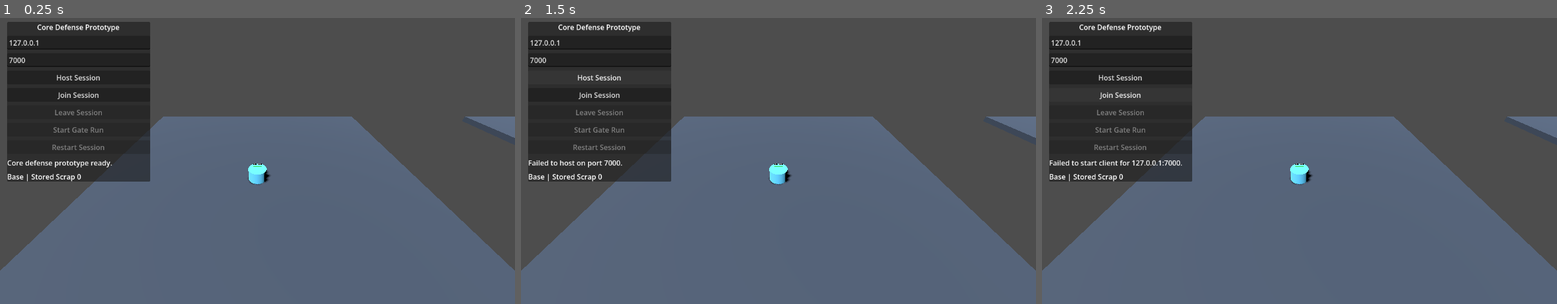
Above: before the commit, frames 1-3 (left to right).
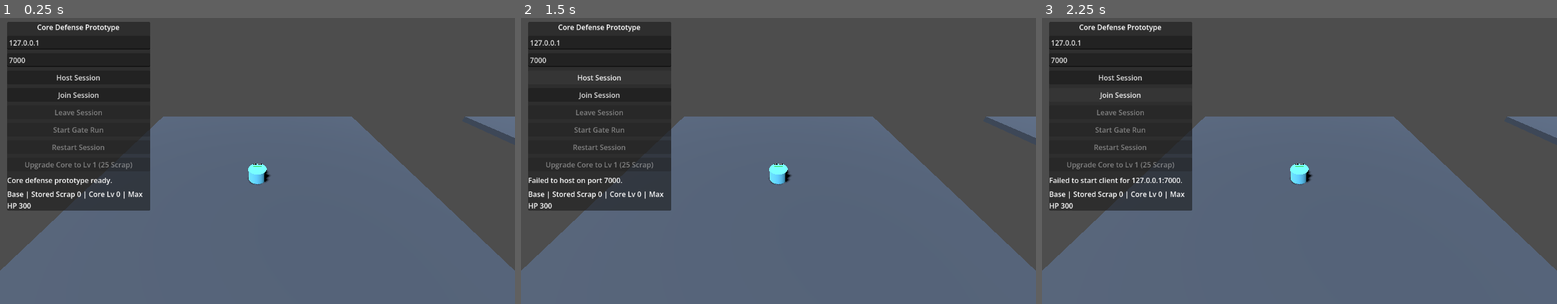
Above: after the commit, the same moments.

Repository: StijnvanderLinden/Base-Hero
Game: Godot game, scene res://scenes/main.tscn
Same seed, same stepped clock (60 frames per second), same inputs: the game is played once before the commit and once after it.
Inputs:
- Up to frame 1 (0.25 s): no input
- Up to frame 2 (1.5 s): tap Enter at 0.5 s; hold D 0.53-1.25 s; hold Q 0.53-1.25 s; tap Space at 0.77 s; click "Host Session" at 1.25 s
- Up to frame 3 (2.25 s): click "Join Session" at 2 s

The runs differ from the first frame. In frame 1, 3.2% of the frame differs, in the area x 1-30%, y 49-68%; in frame 2, 3.2%; in frame 3, 3.3%.

Commit message:
Implement core upgrade system with UI integration and progression tracking

Diff:
--- a/scenes/main.tscn
+++ b/scenes/main.tscn
@@ -95,7 +95,7 @@
 offset_left = 16.0
 offset_top = 16.0
 offset_right = 336.0
-offset_bottom = 250.0
+offset_bottom = 286.0
 
 [node name="VBoxContainer" type="VBoxContainer" parent="UI/Panel" unique_id=2144960709]
 layout_mode = 2
@@ -139,6 +139,11 @@
 disabled = true
 text = "Restart Session"
 
+[node name="CoreUpgradeButton" type="Button" parent="UI/Panel/VBoxContainer" unique_id=1305649419]
+layout_mode = 2
+disabled = true
+text = "Upgrade Core to Lv 1 (25 Scrap)"
+
 [node name="StatusLabel" type="Label" parent="UI/Panel/VBoxContainer" unique_id=636461634]
 layout_mode = 2
 text = "Offline. Host or join to begin."
@@ -154,3 +159,4 @@
 [connection signal="pressed" from="UI/Panel/VBoxContainer/LeaveButton" to="." method="_on_leave_pressed"]
 [connection signal="pressed" from="UI/Panel/VBoxContainer/GateButton" to="." method="_on_gate_pressed"]
 [connection signal="pressed" from="UI/Panel/VBoxContainer/RestartButton" to="." method="_on_restart_pressed"]
+[connection signal="pressed" from="UI/Panel/VBoxContainer/CoreUpgradeButton" to="." method="_on_core_upgrade_pressed"]
--- a/scripts/core_objective.gd
+++ b/scripts/core_objective.gd
@@ -43,8 +43,12 @@
 		manager.peer_registered.connect(_on_peer_registered)
 
 
+func _is_server_context() -> bool:
+	return multiplayer != null and multiplayer.is_server()
+
+
 func apply_server_damage(amount: float) -> void:
-	if not multiplayer.is_server():
+	if not _is_server_context():
 		return
 	if amount <= 0.0 or is_destroyed:
 		return
@@ -53,7 +57,7 @@
 	_update_visuals()
 	_start_hit_flash()
 	_play_hit_feedback.rpc()
-	_sync_state.rpc(current_health, is_destroyed)
+	_sync_state.rpc(current_health, is_destroyed, max_health)
 	if current_health <= 0.0:
 		_handle_server_destroyed()
 
@@ -79,40 +83,56 @@
 	if custom_max_health > 0.0:
 		max_health = custom_max_health
 	_reset_local_state()
+	if _is_server_context():
+		_sync_state.rpc(current_health, is_destroyed, max_health)
+
+
+func set_max_health_runtime(new_max_health: float, add_delta_to_current: bool = false) -> void:
+	var previous_max := max_health
+	max_health = max(new_max_health, 1.0)
+	if add_delta_to_current and not is_destroyed:
+		current_health = min(current_health + max(max_health - previous_max, 0.0), max_health)
+	else:
+		current_health = clamp(current_health, 0.0, max_health)
+	_update_visuals()
+	if _is_server_context():
+		_sync_state.rpc(current_health, is_destroyed, max_health)
 
 
 func _on_session_changed(in_session: bool) -> void:
-	if multiplayer.is_server() and in_session:
+	if _is_server_context() and in_session:
 		_reset_local_state()
-		_sync_state.rpc(current_health, is_destroyed)
+		_sync_state.rpc(current_health, is_destroyed, max_health)
 	if not in_session:
 		_reset_local_state()
 
 
 func restart_match() -> void:
-	if not multiplayer.is_server():
+	if not _is_server_context():
 		return
 	_hit_flash_time_remaining = 0.0
 	_reset_local_state()
-	_sync_state.rpc(current_health, is_destroyed)
-
-
-func apply_synced_state(server_health: float, server_destroyed: bool) -> void:
+	_sync_state.rpc(current_health, is_destroyed, max_health)
+
+
+func apply_synced_state(server_health: float, server_destroyed: bool, server_max_health: float = -1.0) -> void:
+	if server_max_health > 0.0:
+		max_health = server_max_health
 	current_health = server_health
 	is_destroyed = server_destroyed
 	_update_visuals()
 
 
 func _on_peer_registered(peer_id: int) -> void:
-	if not multiplayer.is_server():
-		return
-	_sync_state.rpc_id(peer_id, current_health, is_destroyed)
+	if not _is_server_context():
+		return
+	_sync_state.rpc_id(peer_id, current_health, is_destroyed, max_health)
 
 
 func _handle_server_destroyed() -> void:
 	is_destroyed = true
 	_update_visuals()
-	_sync_state.rpc(current_health, is_destroyed)
+	_sync_state.rpc(current_health, is_destroyed, max_health)
 	destroyed.emit()
 
 
@@ -184,15 +204,15 @@
 
 
 @rpc("authority", "call_remote", "reliable")
-func _sync_state(server_health: float, server_destroyed: bool) -> void:
+func _sync_state(server_health: float, server_destroyed: bool, server_max_health: float) -> void:
 	var was_destroyed := is_destroyed
-	apply_synced_state(server_health, server_destroyed)
+	apply_synced_state(server_health, server_destroyed, server_max_health)
 	if not was_destroyed and is_destroyed:
 		destroyed.emit()
 
 
 @rpc("authority", "call_remote", "reliable")
 func _play_hit_feedback() -> void:
-	if multiplayer.is_server():
+	if _is_server_context():
 		return
 	_start_hit_flash()
--- a/scripts/gate_manager.gd
+++ b/scripts/gate_manager.gd
@@ -3,6 +3,7 @@
 signal status_changed(message: String)
 signal run_info_changed(message: String)
 signal gate_state_changed(is_active: bool)
+signal progression_changed()
 
 @export var gate_objective_scene: PackedScene
 @export var gate_center: Vector3 = Vector3(64.0, 0.6, 0.0)
@@ -12,6 +13,9 @@
 @export var extraction_countdown: float = 5.0
 @export var objective_interaction_radius: float = 3.0
 @export var player_spawn_spacing: float = 3.0
+@export var core_upgrade_base_cost: int = 25
+@export var core_upgrade_cost_step: int = 15
+@export var core_upgrade_health_bonus: float = 100.0
 
 var gate_root: Node3D
 var players_root: Node3D
@@ -29,6 +33,8 @@
 var _extraction_remaining: float = 0.0
 var _sync_timer: float = 0.0
 var _gate_objective: Node3D
+var _base_core_max_health: float = 300.0
+var _core_upgrade_level: int = 0
 
 
 func _ready() -> void:
@@ -39,6 +45,8 @@
 	gate_root = new_gate_root
 	players_root = new_players_root
 	base_objective = new_base_objective
+	if base_objective != null and "max_health" in base_objective:
+		_base_core_max_health = base_objective.max_health
 
 
 func set_enemy_manager(manager: Node) -> void:
@@ -144,13 +152,57 @@
 	return _stored_scrap
 
 
+func get_core_upgrade_level() -> int:
+	return _core_upgrade_level
+
+
+func get_next_core_upgrade_cost() -> int:
+	return core_upgrade_base_cost + (_core_upgrade_level * core_upgrade_cost_step)
+
+
+func get_current_base_core_max_health() -> float:
+	return _base_core_max_health + (float(_core_upgrade_level) * core_upgrade_health_bonus)
+
+
+func can_purchase_core_upgrade() -> bool:
+	if not multiplayer.is_server():
+		return false
+	if not _session_active or _gate_active:
+		return false
+	return _stored_scrap >= get_next_core_upgrade_cost()
+
+
+func purchase_core_upgrade() -> void:
+	if not multiplayer.is_server():
+		return
+	if not _session_active:
+		status_changed.emit("Start a session before buying upgrades.")
+		return
+	if _gate_active:
+		status_changed.emit("Core upgrades can only be bought while back at base.")
+		return
+	var upgrade_cost := get_next_core_upgrade_cost()
+	if _stored_scrap < upgrade_cost:
+		status_changed.emit("Need %d scrap for the next core upgrade. Stored: %d." % [upgrade_cost, _stored_scrap])
+		return
+	_stored_scrap -= upgrade_cost
+	_core_upgrade_level += 1
+	_apply_progression_to_base_objective(true)
+	status_changed.emit("Core upgraded to level %d. Max health is now %d." % [_core_upgrade_level, int(round(get_current_base_core_max_health()))])
+	_broadcast_gate_state()
+
+
 func _on_session_changed(in_session: bool) -> void:
 	_session_active = in_session
 	if in_session:
+		_apply_progression_to_base_objective(false)
 		_emit_run_info()
-		return
-	_clear_gate_mode(true)
-	_emit_run_info()
+		progression_changed.emit()
+		return
+	_clear_gate_mode(false)
+	_reset_progression_state()
+	_emit_run_info()
+	progression_changed.emit()
 
 
 func _on_peer_registered(peer_id: int) -> void:
@@ -166,6 +218,7 @@
 		_extraction_active,
 		_extraction_remaining,
 		_stored_scrap,
+		_core_upgrade_level,
 		_gate_objective.get_current_health() if _gate_objective != null and _gate_objective.has_method("get_current_health") else gate_objective_max_health,
 		_gate_objective.is_currently_destroyed() if _gate_objective != null and _gate_objective.has_method("is_currently_destroyed") else false
 	)
@@ -323,6 +376,7 @@
 		_stored_scrap = 0
 	_clear_gate_content_local()
 	gate_state_changed.emit(false)
+	progression_changed.emit()
 
 
 func _reset_gate_runtime_state() -> void:
@@ -341,9 +395,9 @@
 		if _extraction_active:
 			phase_text = "Extract %0.1fs" % _extraction_remaining
 		var reward_text := int(floor(_current_reward))
-		run_info_changed.emit("Gate | Phase %s | Scrap %d | Stored %d" % [phase_text, reward_text, _stored_scrap])
-		return
-	run_info_changed.emit("Base | Stored Scrap %d" % _stored_scrap)
+		run_info_changed.emit("Gate | Phase %s | Scrap %d | Stored %d | Core Lv %d" % [phase_text, reward_text, _stored_scrap, _core_upgrade_level])
+		return
+	run_info_changed.emit("Base | Stored Scrap %d | Core Lv %d | Max HP %d" % [_stored_scrap, _core_upgrade_level, int(round(get_current_base_core_max_health()))])
 
 
 func _broadcast_gate_state() -> void:
@@ -354,7 +408,8 @@
 		objective_health = _gate_objective.get_current_health()
 	if _gate_objective != null and _gate_objective.has_method("is_currently_destroyed"):
 		objective_destroyed = _gate_objective.is_currently_destroyed()
-	_sync_gate_state.rpc(_gate_active, _prep_active, _prep_remaining, _current_reward, _extraction_active, _extraction_remaining, _stored_scrap, objective_health, objective_destroyed)
+	progression_changed.emit()
+	_sync_gate_state.rpc(_gate_active, _prep_active, _prep_remaining, _current_reward, _extraction_active, _extraction_remaining, _stored_scrap, _core_upgrade_level, objective_health, objective_destroyed)
 
 
 @rpc("authority", "call_remote", "reliable")
@@ -369,7 +424,7 @@
 
 
 @rpc("authority", "call_remote", "unreliable_ordered")
-func _sync_gate_state(gate_active: bool, prep_active: bool, prep_remaining: float, current_reward: float, extraction_active: bool, extraction_remaining: float, stored_scrap: int, objective_health: float, objective_destroyed: bool) -> void:
+func _sync_gate_state(gate_active: bool, prep_active: bool, prep_remaining: float, current_reward: float, extraction_active: bool, extraction_remaining: float, stored_scrap: int, core_upgrade_level: int, objective_health: float, objective_destroyed: bool) -> void:
 	if multiplayer.is_server():
 		return
 	_gate_active = gate_active
@@ -379,6 +434,7 @@
 	_extraction_active = extraction_active
 	_extraction_remaining = extraction_remaining
 	_stored_scrap = stored_scrap
+	_core_upgrade_level = core_upgrade_level
 	if gate_active and _gate_objective == null:
 		_spawn_gate_content_local()
 	if not gate_active:
@@ -386,4 +442,18 @@
 	if _gate_objective != null and _gate_objective.has_method("apply_synced_state"):
 		_gate_objective.apply_synced_state(objective_health, objective_destroyed)
 	gate_state_changed.emit(_gate_active)
-	_emit_run_info()
+	progression_changed.emit()
+	_emit_run_info()
+
+
+func _apply_progression_to_base_objective(add_upgrade_bonus: bool) -> void:
+	if base_objective == null:
+		return
+	if base_objective.has_method("set_max_health_runtime"):
+		base_objective.set_max_health_runtime(get_current_base_core_max_health(), add_upgrade_bonus)
+
+
+func _reset_progression_state() -> void:
+	_stored_scrap = 0
+	_core_upgrade_level = 0
+	_apply_progression_to_base_objective(false)
--- a/scripts/main.gd
+++ b/scripts/main.gd
@@ -13,6 +13,7 @@
 @onready var leave_button: Button = $UI/Panel/VBoxContainer/LeaveButton
 @onready var gate_button: Button = $UI/Panel/VBoxContainer/GateButton
 @onready var restart_button: Button = $UI/Panel/VBoxContainer/RestartButton
+@onready var core_upgrade_button: Button = $UI/Panel/VBoxContainer/CoreUpgradeButton
 @onready var status_label: Label = $UI/Panel/VBoxContainer/StatusLabel
 @onready var run_info_label: Label = $UI/Panel/VBoxContainer/RunInfoLabel
 
@@ -35,6 +36,7 @@
 	gate_manager.status_changed.connect(_on_status_changed)
 	gate_manager.run_info_changed.connect(_on_run_info_changed)
 	gate_manager.gate_state_changed.connect(_on_gate_state_changed)
+	gate_manager.progression_changed.connect(_refresh_progression_ui)
 	network_manager.session_changed.connect(_on_session_changed)
 	core_objective.destroyed.connect(_on_core_destroyed)
 	enemy_manager.wave_changed.connect(_on_wave_changed)
@@ -43,7 +45,8 @@
 	port_input.text = str(network_manager.default_port)
 	_on_session_changed(false)
 	_on_status_changed("Core defense prototype ready.")
-	_on_run_info_changed("Base | Stored Scrap 0")
+	_on_run_info_changed("Base | Stored Scrap 0 | Core Lv 0 | Max HP 300")
+	_refresh_progression_ui()
 
 
 func _on_host_pressed() -> void:
@@ -75,6 +78,14 @@
 	network_manager.restart_match()
 	restart_button.disabled = false
 	status_label.text = "Wave 1 live. Space attacks, 1/2 select build, Q places."
+	_refresh_progression_ui()
+
+
+func _on_core_upgrade_pressed() -> void:
+	if not multiplayer.is_server():
+		return
+	gate_manager.purchase_core_upgrade()
+	_refresh_progression_ui()
 
 
 func _on_status_changed(message: String) -> void:
@@ -83,6 +94,7 @@
 
 func _on_run_info_changed(message: String) -> void:
 	run_info_label.text = message
+	_refresh_progression_ui()
 
 
 func _on_session_changed(in_session: bool) -> void:
@@ -95,9 +107,10 @@
 	port_input.editable = not in_session
 	if not in_session:
 		startup_camera.current = true
-		run_info_label.text = "Base | Stored Scrap 0"
+		run_info_label.text = "Base | Stored Scrap 0 | Core Lv 0 | Max HP 300"
 	else:
 		status_label.text = "Wave 1 live. Space attacks, 1/2 select build, Q places."
+	_refresh_progression_ui()
 
 
 func _on_core_destroyed() -> void:
@@ -119,8 +132,18 @@
 	gate_button.disabled = not network_manager.multiplayer.multiplayer_peer or not multiplayer.is_server() or is_active
 	if is_active:
 		gate_button.text = "Gate Active"
+		_refresh_progression_ui()
 		return
 	gate_button.text = "Start Gate Run"
+	_refresh_progression_ui()
+
+
+func _refresh_progression_ui() -> void:
+	var has_session := network_manager.multiplayer.multiplayer_peer != null
+	var next_cost = gate_manager.get_next_core_upgrade_cost()
+	var next_level = gate_manager.get_core_upgrade_level() + 1
+	core_upgrade_button.text = "Upgrade Core to Lv %d (%d Scrap)" % [next_level, next_cost]
+	core_upgrade_button.disabled = not has_session or not gate_manager.can_purchase_core_upgrade()
 
 
 func _get_port() -> int:
Not shown, changed: docs/current_state.md
Not shown, changed: docs/development_plan.md
Not shown, changed: docs/system_trackers/gate_tracker.md
